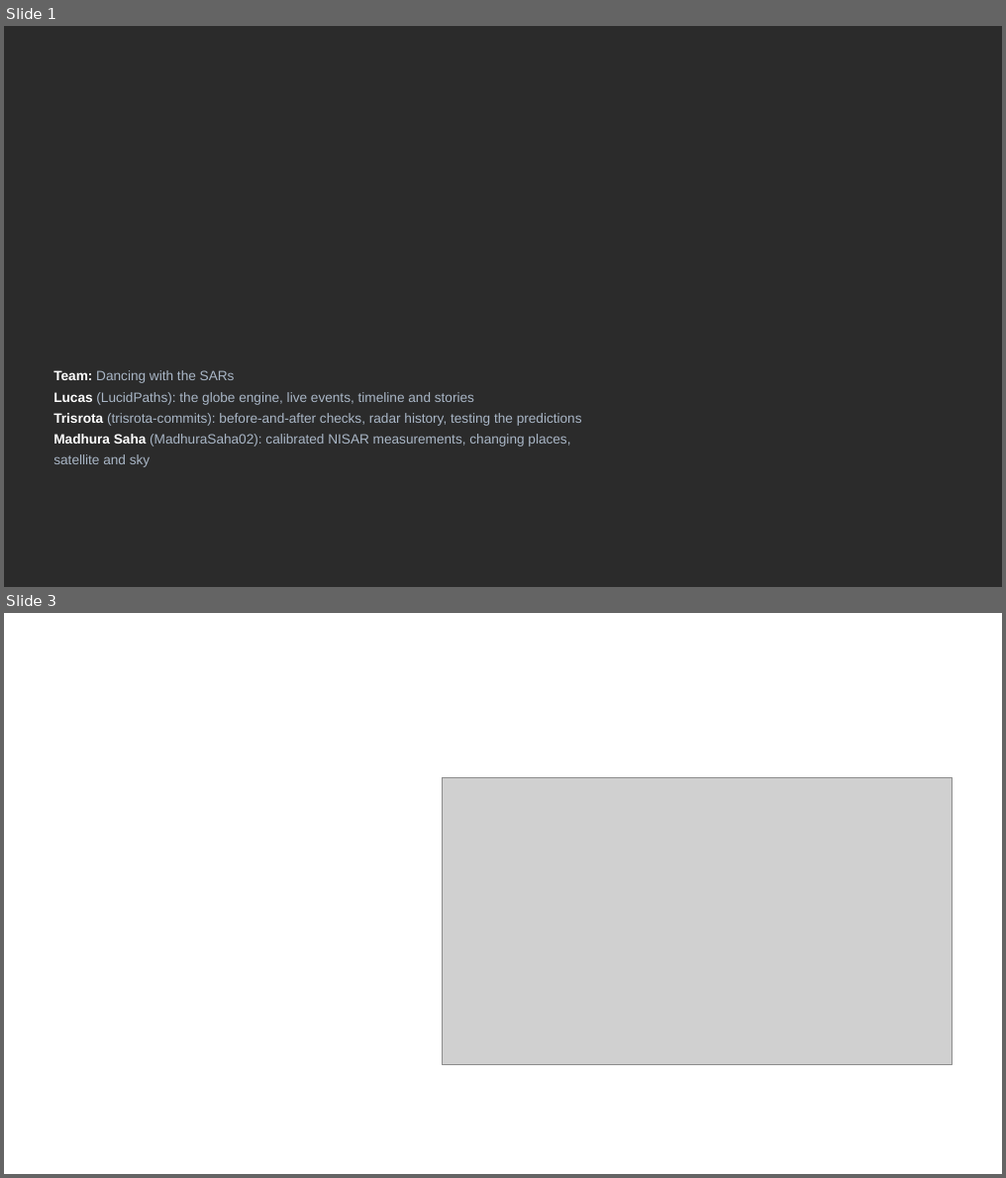
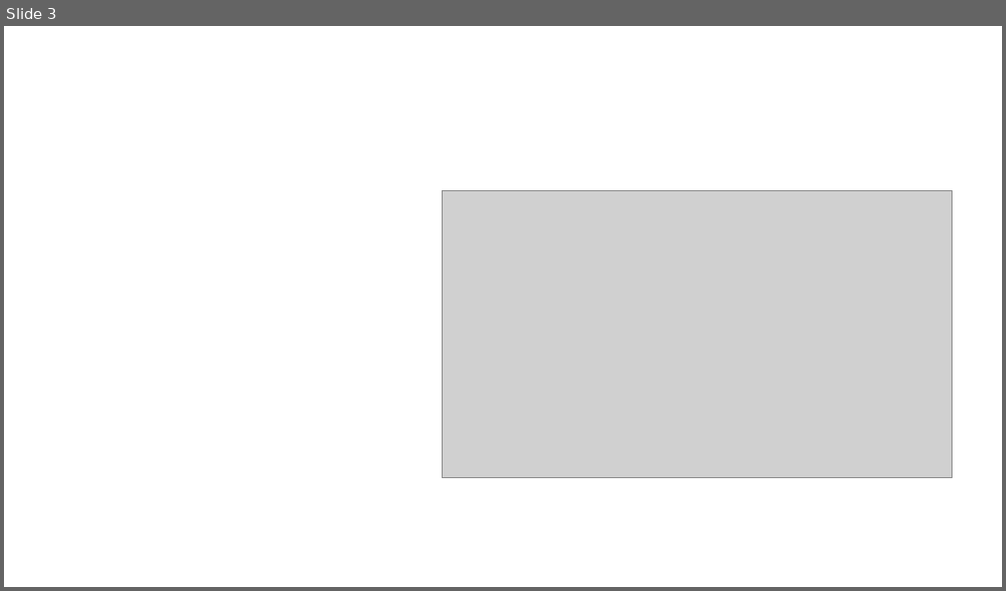
Before and after one commit to trisrota-commits/Dancing_with_the_SARs_NASA_Challenge, a slide deck: demo/dancing-with-the-sars-slides.pptx. Shown one above the other, each under a label of ours: slides 1 and 3 before the commit, slide 3 after it; the slides between them are not shown. The pictures are 1006x1178 and 1006x591 pixels, drawn with LibreOffice and Linux fonts; fonts in the diff are those of the drawing; grey boxes stand for pictures; background and template pictures are left out; a plain dark background stands for a picture behind light text. Boxes give left, top, right and bottom in pixels: in the first picture for what was removed or moved away, otherwise in the second. Text is boxed around its words. In the diff, an @@ line names an element or a change of style, - is before the commit and + after.

```diff
--- a/demo/dancing-with-the-sars-slides.pptx
+++ b/demo/dancing-with-the-sars-slides.pptx
@@ slide 1 removed at (4,26,1002,587), background picture (left out) @@
@@ text removed at (54,371,582,468) @@
-Team: Dancing with the SARs
-Lucas (LucidPaths): the globe engine, live events, timeline and stories
-Trisrota (trisrota-commits): before-and-after checks, radar history, testing the predictions
-Madhura Saha (MadhuraSaha02): calibrated NISAR measurements, changing places, satellite and sky
```
Also in this commit, not shown: 1 slide added, 2 other files.
